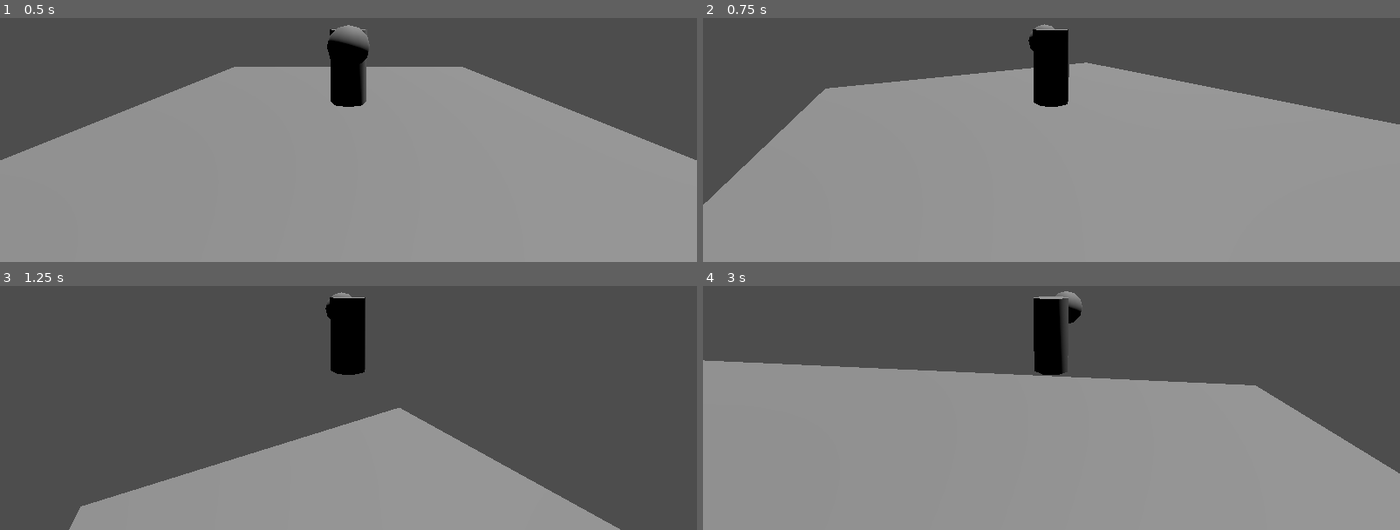
Above: before the commit, frames 1-4 (two rows, left to right).
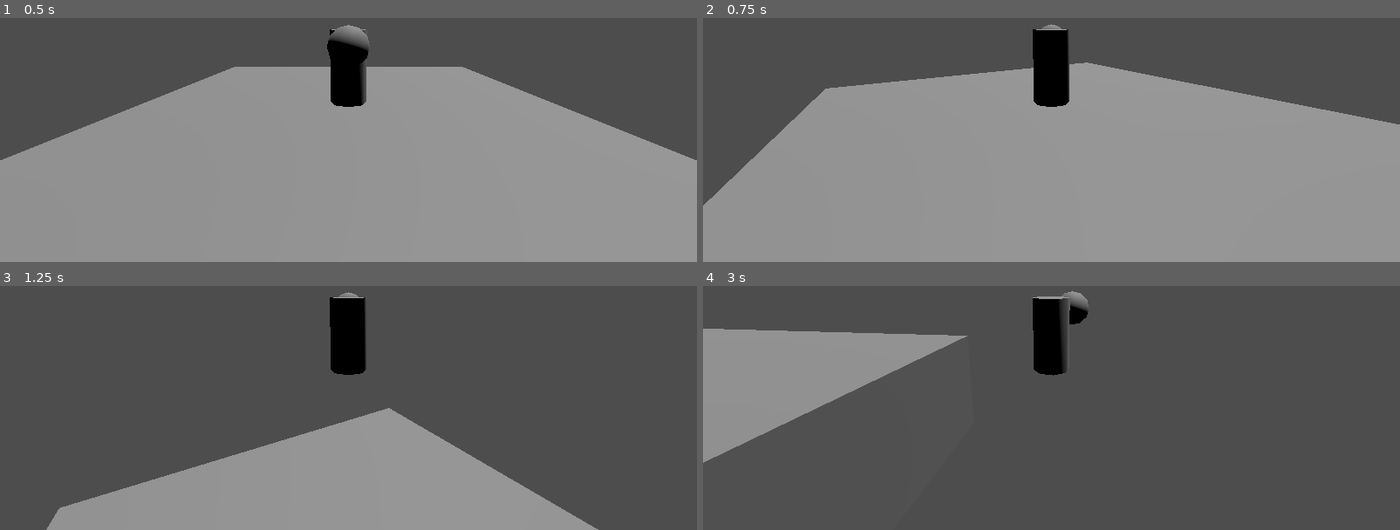
Above: after the commit, the same moments.

Repository: stron1le/MVM28
Game: Godot game, scene res://test_room.tscn
The game is run twice, just before and just after one commit, with the same random seed, the same clock (stepped at 60 frames per second) and the same inputs.
Inputs (mouse positions are in pixels of both pictures, inside the frame that each line leads up to):
- Up to frame 1 (0.5 s): no input
- Up to frame 2 (0.75 s): tap Enter at 0.5 s; move the mouse to (1086, 64) at 0.52 s; hold W (ForwardAxisNegative) from 0.53 s (still down); tap Left (HorizontalAxisNegative) at 0.6 s
- Up to frame 3 (1.25 s): keep holding W (ForwardAxisNegative); tap Space (Jump) at 0.77 s
- Up to frame 4 (3 s): keep holding W (ForwardAxisNegative); move the mouse to (1016, 334) at 1.27 s; tap Right (HorizontalAxisPositive) at 1.35, 2.85 s; tap Space (Jump) at 1.52 s; move the mouse to (1065, 327) at 2.02 s; tap Left (HorizontalAxisNegative) at 2.1 s; move the mouse to (1044, 339) at 2.77 s

Frame 1 is identical in both runs. In frame 2, 0.1% of the frame differs, in the area x 0-97%, y 2-77%; in frame 3, 2.3%; in frame 4, 58%, in the area x 0-100%, y 2-100%.

Commit message:
Fixed Jitter in Character Turning
I mentioned before that there was a jitter in the character's movement when turning.

Upon further inspection, this was caused by a misplaced indentation. Before we rotate the character, we check against a maximum turning angle, and clamp down. However, I accidentally included the code that actually rotated the character within the if block, meaning that the character would not turn unless the turn was bigger than the max. Adding a variable for if we should rotate the player, and moving the code to rotate the player into a separate block fixed the bug.

Diff:
--- a/mvm28/Scripts/test_character.gd
+++ b/mvm28/Scripts/test_character.gd
@@ -47,14 +47,16 @@
 	forwardVec.y=0;
 	var movementVector3D = Vector3(movementVector.x,0,movementVector.y)
 	movementVector3D=movementVector3D.rotated(transform.basis.y,get_camera_yaw());
-	print(get_camera_yaw());
+	var shouldRotate:bool = true;
 	if (movementVector!=Vector2.ZERO):
 		var targetAngle=forwardVec.signed_angle_to(movementVector3D,transform.basis.y);
 		if (abs(targetAngle)>=(BRAKE_RANGE)):
 			currentState=PLAYERSTATE.ACT_BRAKING;
 			intendedMagnitude=0;
+			shouldRotate=false;
 		elif (abs(targetAngle)>MAX_TURN_SPEED*delta):
 			targetAngle=sign(targetAngle)*MAX_TURN_SPEED*delta;
+		if (shouldRotate):
 			transform.basis=transform.basis.rotated(transform.basis.y,targetAngle);
 			prevAngle=targetAngle;
 	forwardVel=move_toward(forwardVel,MAX_RUN_SPEED*intendedMagnitude,RUN_ACCELERATION*delta)
@@ -94,6 +96,7 @@
 	var intendedMagnitude=movementVector.length();
 	var brakeCheck=currentState==PLAYERSTATE.ACT_BRAKING;
 	var movementVector3D=Vector3(movementVector.x,0,movementVector.y);
+	movementVector3D=movementVector3D.rotated(transform.basis.y,get_camera_yaw());
 	if (Input.is_action_just_pressed("Jump")):
 		velocity.y=BRAKE_JUMP_SPEEDS.y if (brakeCheck) else JUMP_SPEED;
 		if (brakeCheck):
